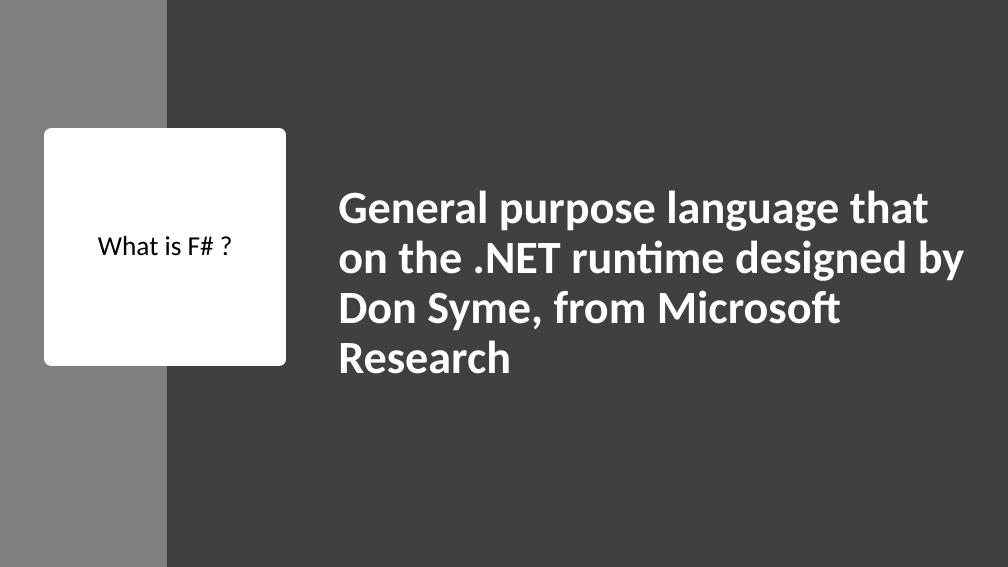
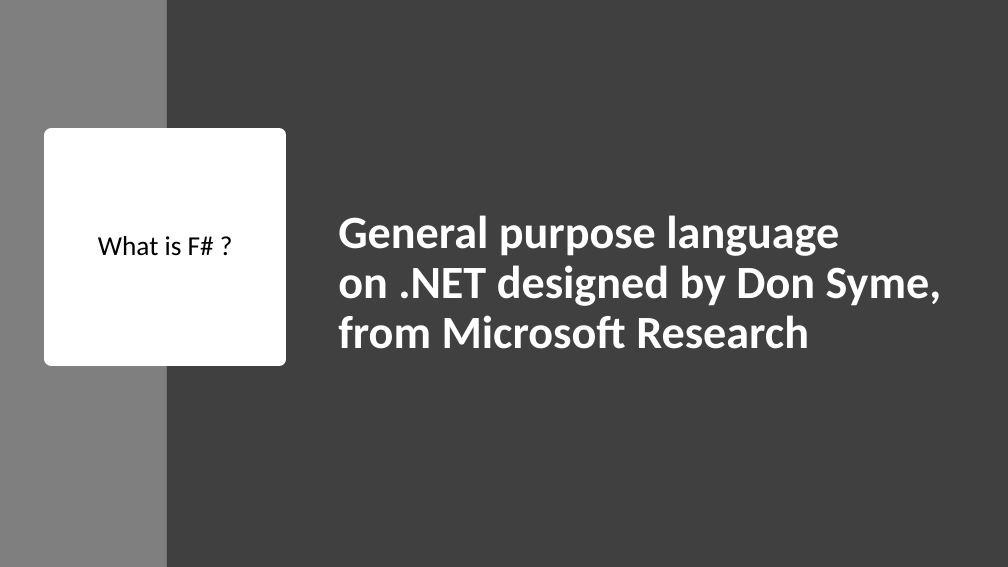
Before and after one commit to essic/prez-why-fsharp, a slide deck: slide 3 of WhyFSharp.pptx. Drawn at 1008x567 pixels with LibreOffice and Linux fonts; fonts in the diff are those of the drawing. Boxes give left, top, right and bottom in pixels: in the first picture for what was removed or moved away, otherwise in the second. Text is boxed around its words. In the diff, an @@ line names an element or a change of style, - is before the commit and + after.

```diff
--- a/WhyFSharp.pptx
+++ b/WhyFSharp.pptx
@@ text at [338,215,942,349]: text changed @@
-General purpose language that on the .NET runtime designed by Don Syme, from Microsoft Research
+General purpose language on .NET designed by Don Syme, from Microsoft Research
```
Also in this commit, not shown: 19 other slides changed, 1 slide removed.
